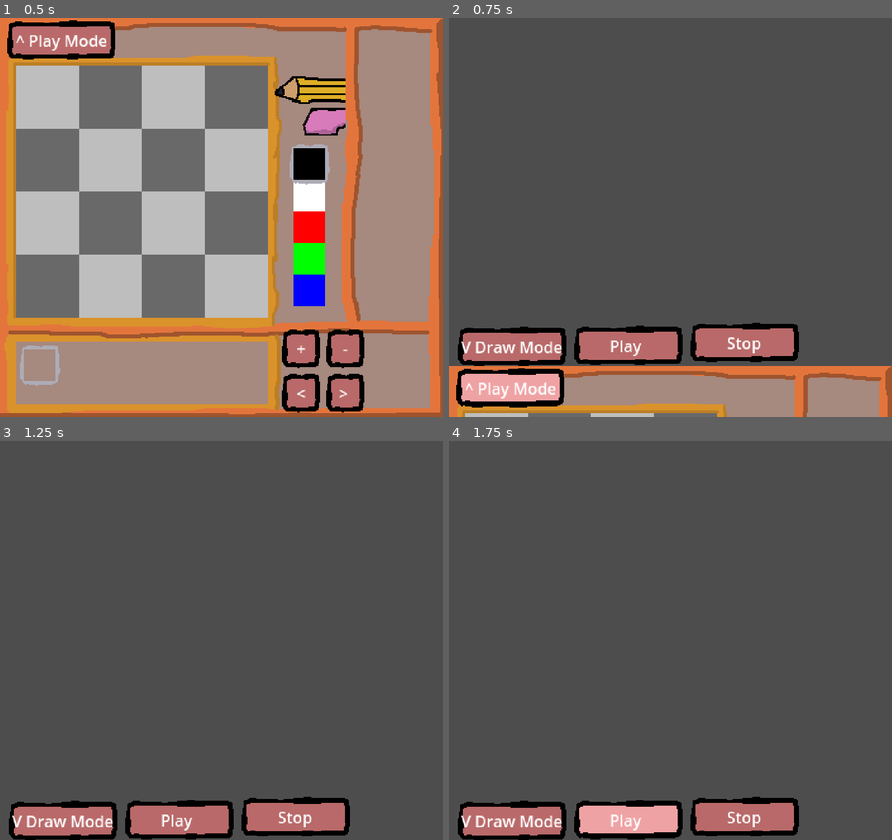
Above: before the commit, frames 1-4 (two rows, left to right).
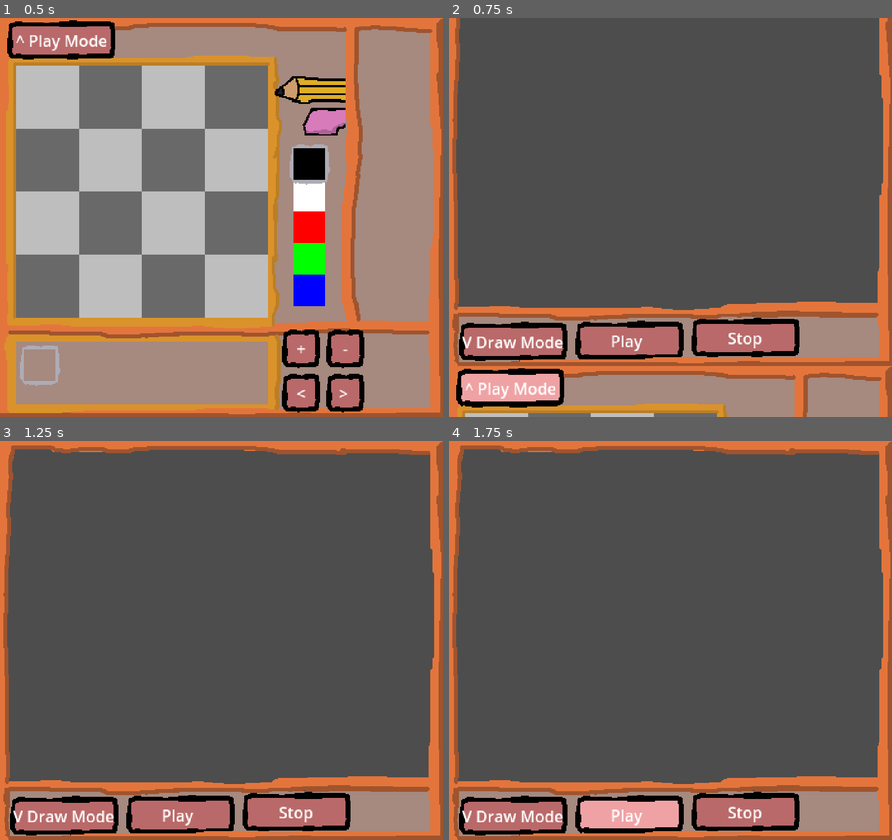
Above: after the commit, the same moments.

Repository: kennethbchen/Fireworkshop-Game
Game: Godot game, scene res://scenes/main.tscn
Two runs of this game, one before a commit and one after it. Both use one fixed random seed, a clock stepped at 60 frames per second and the inputs below. Sound files missing from this copy of the repository are replaced by a short silence.
Inputs:
- Up to frame 1 (0.5 s): no input
- Up to frame 2 (0.75 s): click "^ Play Mode" at 0.5 s
- Up to frame 3 (1.25 s): no input
- Up to frame 4 (1.75 s): click "Play" at 1.25 s

Frame 1 is identical in both runs. In frame 2, 15% of the frame differs, in the area x 0-100%, y 0-88%; in frame 3, 18%; in frame 4, 18%, in the area x 0-100%, y 0-100%.

Commit message:
Made ui for play mode

Diff:
--- a/scenes/main.tscn
+++ b/scenes/main.tscn
@@ -32,6 +32,7 @@
 [ext_resource type="Texture2D" uid="uid://bojialtc8euih" path="res://sprites/long_button/long_button_normal.png" id="19_5kk4o"]
 [ext_resource type="Texture2D" uid="uid://c7c6f7kj6y5ix" path="res://sprites/long_button/long_button_pressed.png" id="20_qcsgq"]
 [ext_resource type="Texture2D" uid="uid://dskvwdd83tp5h" path="res://sprites/long_button/long_button_hover.png" id="21_s1po2"]
+[ext_resource type="Texture2D" uid="uid://bb5oxvxyuxlvl" path="res://sprites/ui-play.png" id="22_32s78"]
 
 [sub_resource type="StyleBoxFlat" id="StyleBoxFlat_wqc15"]
 bg_color = Color(0.652302, 0.535339, 0.499742, 1)
@@ -411,6 +412,22 @@
 
 [node name="PlayModeUI" type="Node" parent="."]
 
+[node name="UI" type="TextureRect" parent="PlayModeUI"]
+z_index = 1
+offset_top = -405.0
+offset_right = 450.0
+texture = ExtResource("22_32s78")
+
+[node name="Panel" type="Panel" parent="PlayModeUI/UI"]
+z_index = -10
+layout_mode = 1
+anchors_preset = 15
+anchor_right = 1.0
+anchor_bottom = 1.0
+grow_horizontal = 2
+grow_vertical = 2
+theme_override_styles/panel = SubResource("StyleBoxFlat_wqc15")
+
 [node name="SubViewportContainer" type="SubViewportContainer" parent="PlayModeUI"]
 offset_top = -400.0
 offset_right = 90.0
@@ -437,10 +454,10 @@
 [node name="Camera2D" type="Camera2D" parent="PlayModeUI/SubViewportContainer/SubViewport"]
 
 [node name="DrawModeButton" type="TextureButton" parent="PlayModeUI"]
-offset_left = 8.0
-offset_top = -40.0
-offset_right = 120.0
-offset_bottom = 1.0
+offset_left = 9.0
+offset_top = -45.0
+offset_right = 121.0
+offset_bottom = -4.0
 texture_normal = ExtResource("19_5kk4o")
 texture_pressed = ExtResource("20_qcsgq")
 texture_hover = ExtResource("21_s1po2")
@@ -463,9 +480,10 @@
 vertical_alignment = 1
 
 [node name="PlayButton" type="TextureButton" parent="PlayModeUI"]
-offset_left = 126.0
-offset_top = -41.0
-offset_right = 238.0
+offset_left = 127.0
+offset_top = -46.0
+offset_right = 239.0
+offset_bottom = -5.0
 texture_normal = ExtResource("19_5kk4o")
 texture_pressed = ExtResource("20_qcsgq")
 texture_hover = ExtResource("21_s1po2")
@@ -489,10 +507,10 @@
 vertical_alignment = 1
 
 [node name="StopButton" type="TextureButton" parent="PlayModeUI"]
-offset_left = 244.0
-offset_top = -44.0
-offset_right = 356.0
-offset_bottom = -3.0
+offset_left = 245.0
+offset_top = -49.0
+offset_right = 357.0
+offset_bottom = -8.0
 texture_normal = ExtResource("19_5kk4o")
 texture_pressed = ExtResource("20_qcsgq")
 texture_hover = ExtResource("21_s1po2")
Not shown: 1 places in scenes/main.tscn that only renumber resources
Binary file added: sprites/ui-play.png
Not shown, added: sprites/ui-play.png.import
